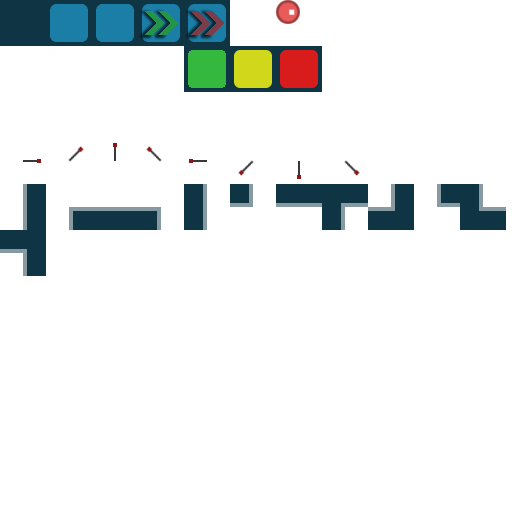
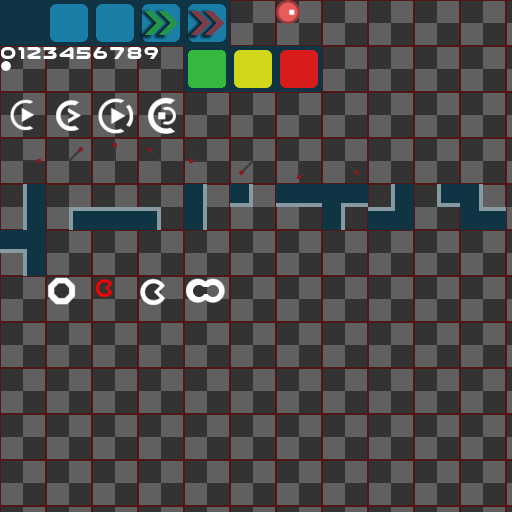
Layered file, before and after one edit (512 × 512). Changes by layer:
added layer "Ebene #10" above "Ebene #9" over [95, 278, 166, 305]
added layer "Ebene #9" above "Ebene #13" over [47, 277, 76, 305]
added layer "Ebene #13" above "Ebene #12" over [189, 282, 222, 300]
added layer "Ebene #12" above "Ebene #11" over [187, 280, 224, 301]
added layer "Ebene #11" above "Ebene #7" over [186, 278, 226, 304]
showed "Ebene #2" over [0, 0, 512, 512]
